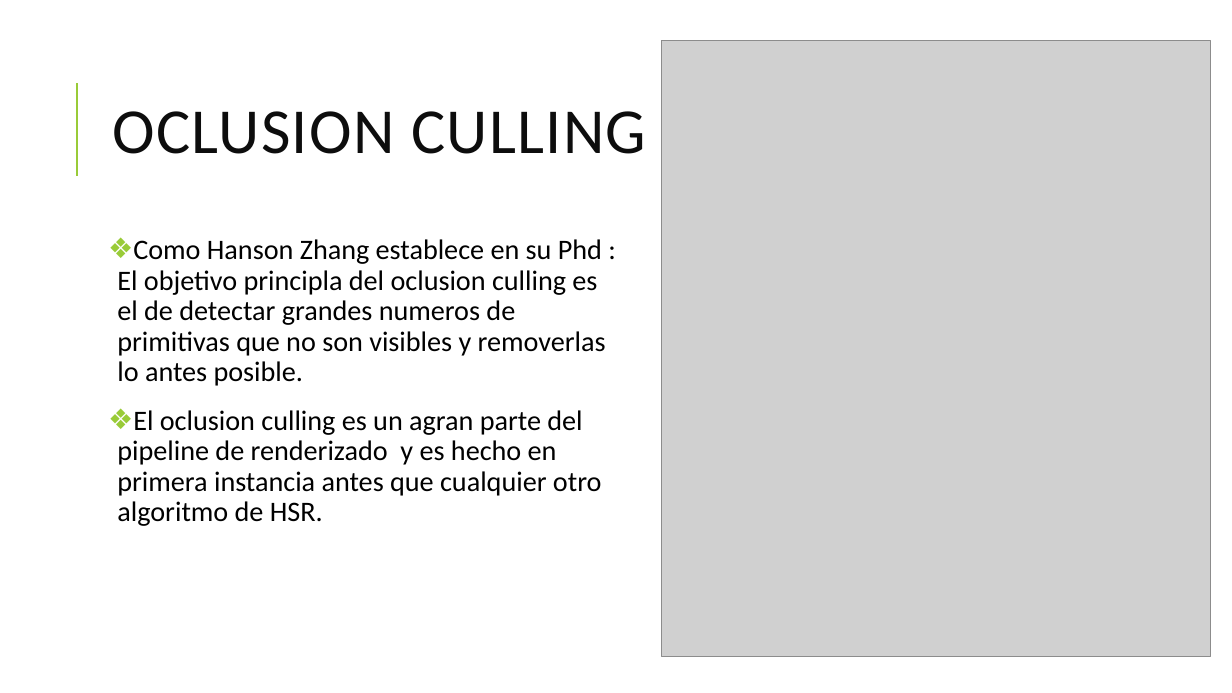
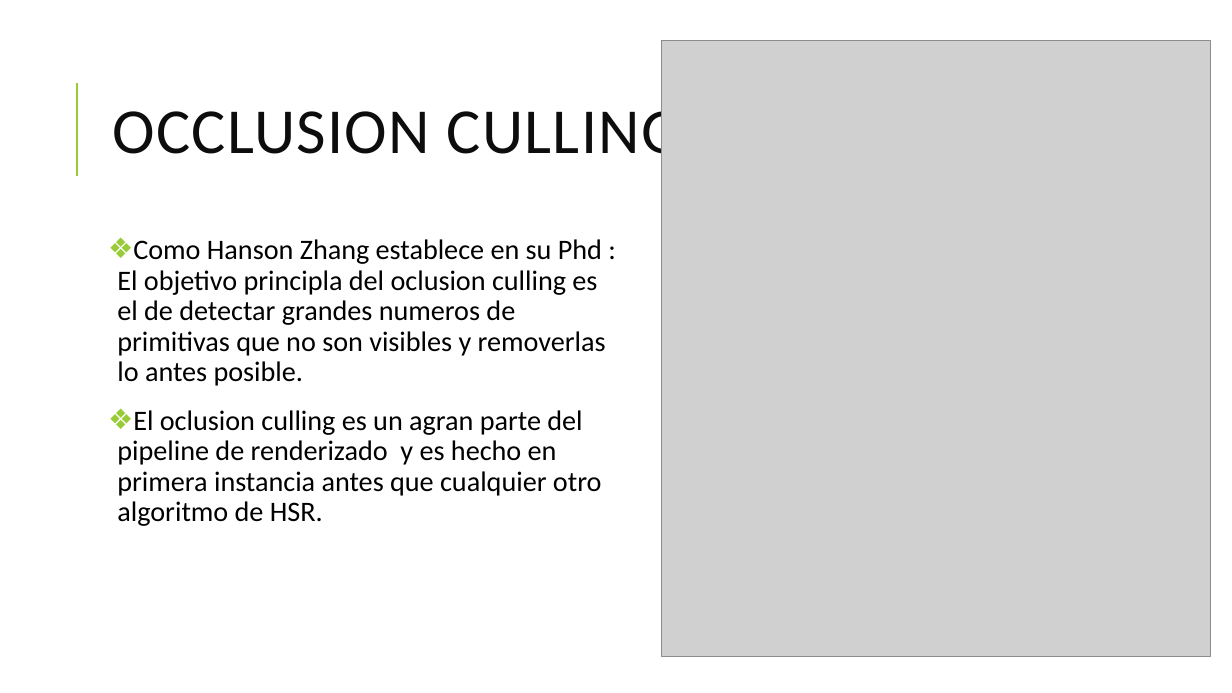
Before and after one commit to MogGy94/paintersAlg, a slide deck: slide 9 of ALGOritmo del Pintor.pptx. Drawn at 1232x693 pixels with LibreOffice and Linux fonts; fonts in the diff are those of the drawing; grey boxes stand for pictures. Boxes give left, top, right and bottom in pixels: in the first picture for what was removed or moved away, otherwise in the second. Text is boxed around its words. In the diff, an @@ line names an element or a change of style, - is before the commit and + after.

```diff
--- a/ALGOritmo del Pintor.pptx
+++ b/ALGOritmo del Pintor.pptx
@@ title at (x1=113, y1=99, x2=682, y2=168): text changed @@
-OCLUSION CULLING
+OCCLUSION CULLING
```
Also in this commit, not shown: 9 other slides changed, 3 slides added.
